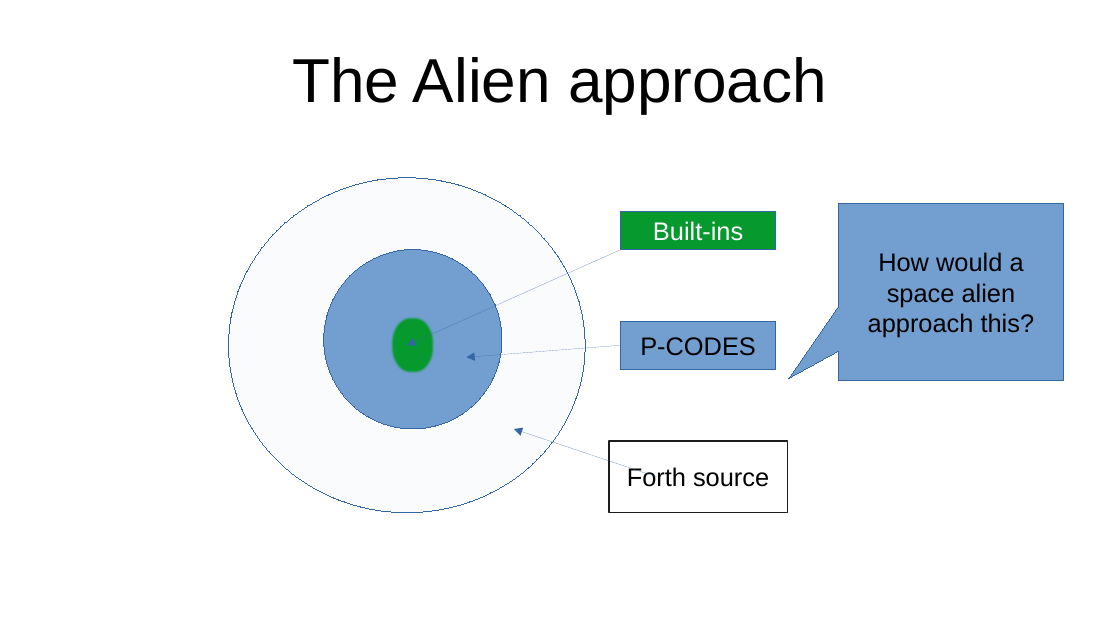
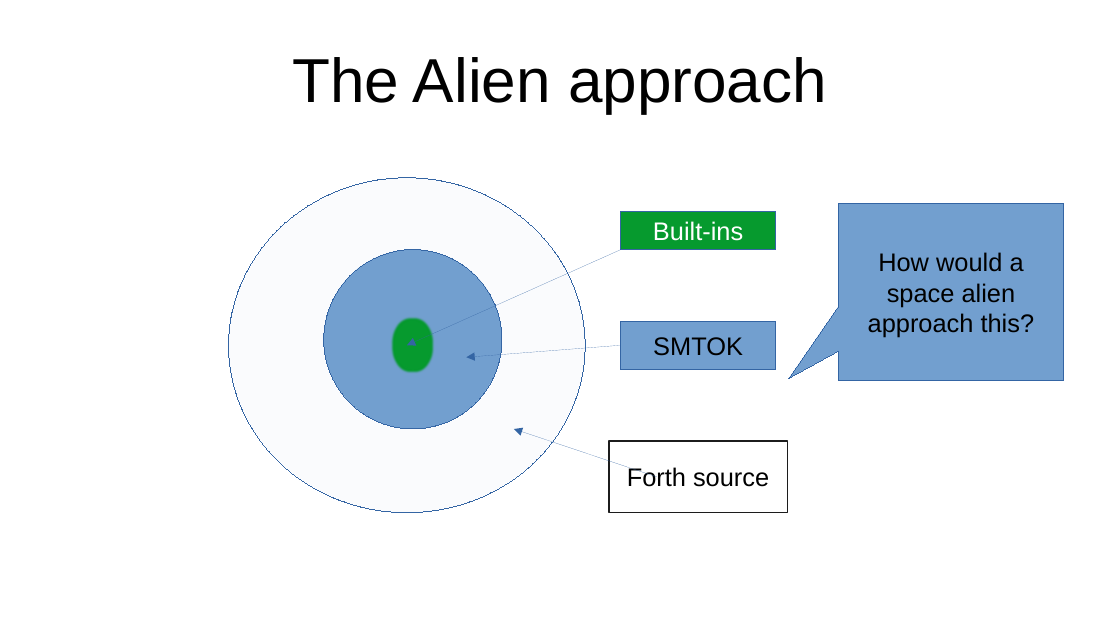
Before and after one commit to turnimator/TP-Forth, a slide deck: slide 6 of Doc/Presentation.odp (slide 5 before the commit). Drawn at 1120x630 pixels with LibreOffice and Linux fonts; fonts in the diff are those of the drawing. Boxes give left, top, right and bottom in pixels: in the first picture for what was removed or moved away, otherwise in the second. Text is boxed around its words. In the diff, an @@ line names an element or a change of style, - is before the commit and + after.

```diff
--- a/Doc/Presentation.odp
+++ b/Doc/Presentation.odp
@@ text in rectangle at (653,337,743,356): text changed @@
-P-CODES
+SMTOK
```
Also in this commit, not shown: 3 other slides changed, 1 slide added, 7 other files.
